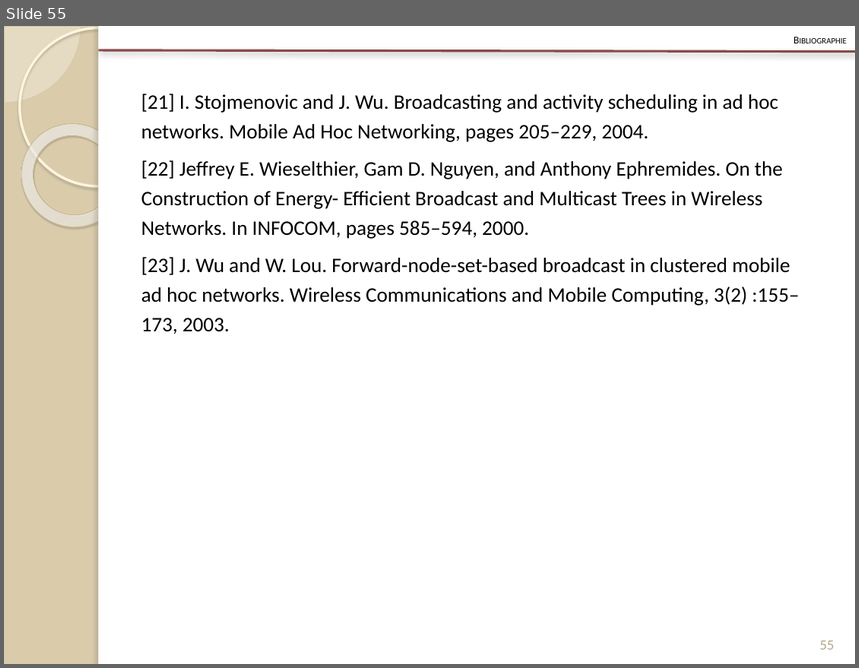
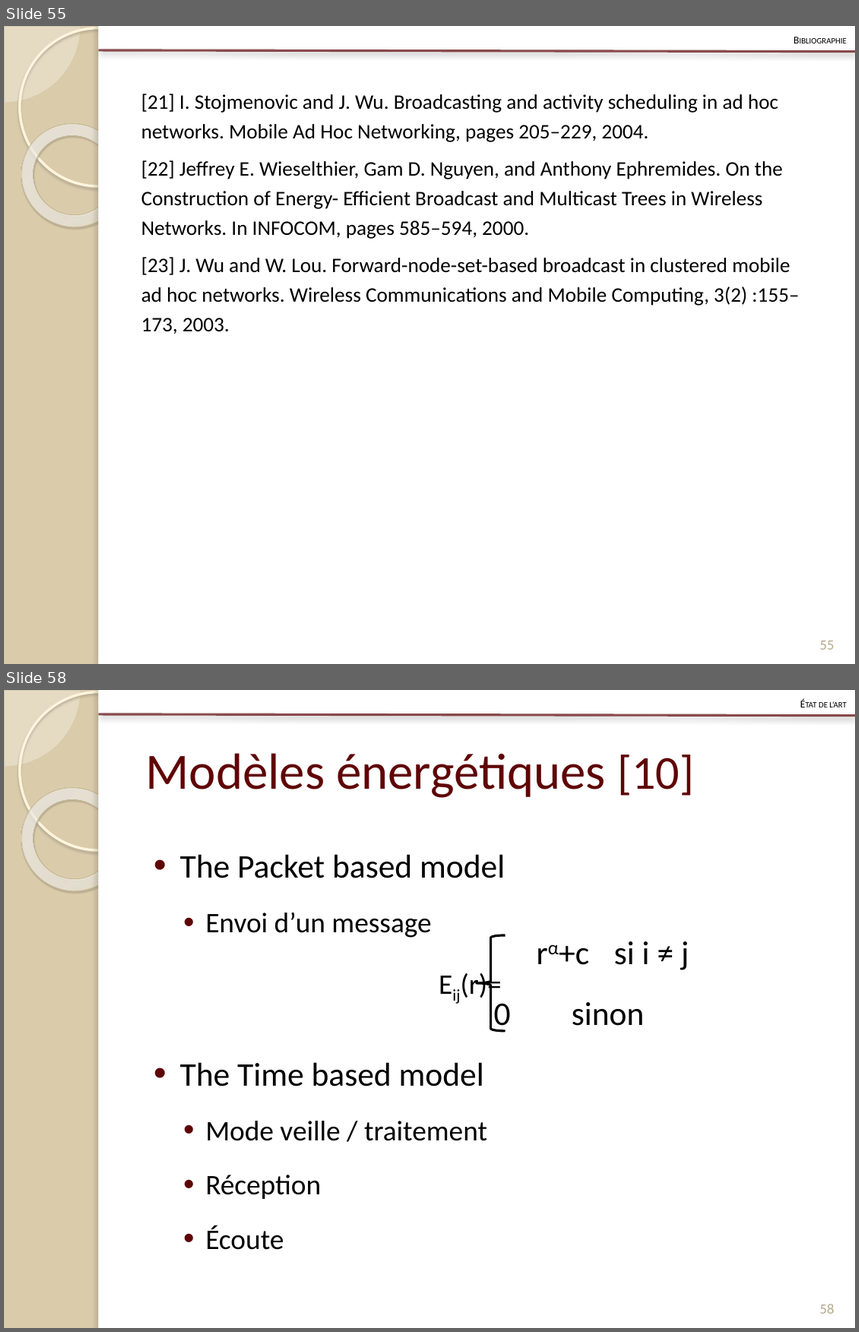
Before and after one commit to Patre/Energy-saving-in-sensors--networks, a slide deck: Redaction/Presentation/pres.pptx. Shown one above the other, each under a label of ours: slide 55 before the commit, slides 55 and 58 after it; the slides between them are not shown. The pictures are 859x668 and 859x1332 pixels, drawn with LibreOffice and Linux fonts; fonts in the diff are those of the drawing. Boxes give left, top, right and bottom in pixels: in the first picture for what was removed or moved away, otherwise in the second. Text is boxed around its words. In the diff, an @@ line names an element or a change of style, - is before the commit and + after.

```diff
--- a/Redaction/Presentation/pres.pptx
+++ b/Redaction/Presentation/pres.pptx
@@ slide 58 added at <box>4,690,855,1328</box>, background #DACCAB; not listed: 6 template elements that a slide beside it also shows @@
@@ text added at <box>819,701,846,707</box>, 8.8 pt, text #000000, small capitals @@
+État de l’art
@@ title added at <box>146,753,694,798</box>, 43 pt, text #5F0406 @@
+Modèles énergétiques [10]
@@ text added at <box>180,854,689,1250</box>, 24 pt, text #000000 @@
+• The Packet based model
+  • Envoi d’un message
+      rα+c si i ≠ j
+  Eij(r)=
+0 sinon
+• The Time based model
+  • Mode veille / traitement
+  • Réception
+  • Écoute
@@ left brace added at <box>477,935,506,1030</box>, outline #000000 2 pt @@
@@ page number added at <box>820,1304,835,1314</box>, 12 pt, text #B6A98A @@
+58
```
Also in this commit, not shown: 9 slides changed, 7 other slides added, 3 other files.
